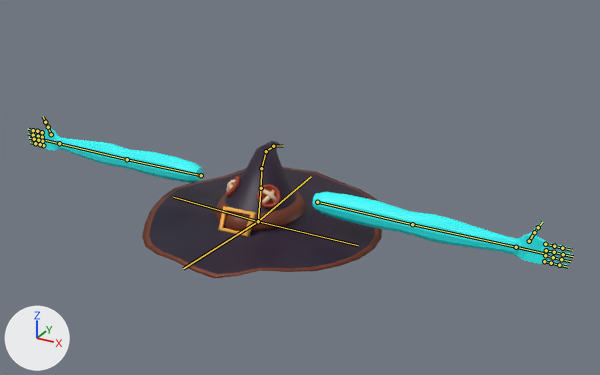
One commit to the Blender file Assets/Hatmantha.blend: the scene before it, then after it.
Both versions are drawn from a camera (50 mm lens) standing at (3.33, -5.32, 4.32) and looking at (0.32, 0.14, 1.59). The lights are fixed; the arrows at lower left show +X, +Y and +Z. The bones that bend it are drawn over the model as lines.

The first picture shows 'Hatmantha_Mesh'.
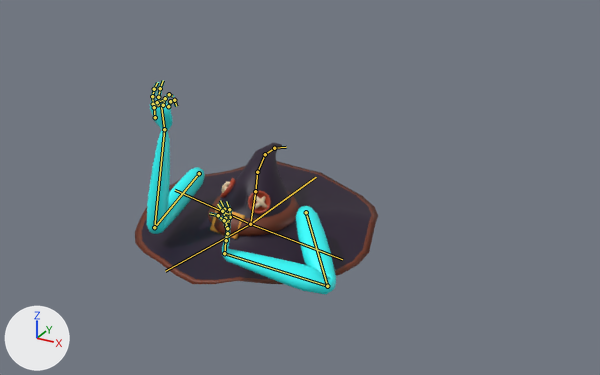
The newer file adds an action. The first version stands in its rest pose; the second is drawn at frame 0 of the action 'LiftWalk'.

The edits, one by one:
Bone 'Head' (bone_head) moves from (0.0, 0.0, 0.0) to (-0.07, -0.04, -0.01).
Bone 'Head' (bone_head) turns from (0, 0, 0) to (2, -5, -5) degrees about its own x, y and z.
Bone 'RHand' (bone_rhand) turns from (0, 0, 0) to (-49, 86, -29) degrees about its own x, y and z.
Bone 'RPointer1' (bone_rpointer1) turns from (0, 0, 0) to (8, 0, 0) degrees about its own x, y and z.
Bone 'RPointer2' (bone_rpointer2) turns from (0, 0, 0) to (28, 0, 0) degrees about its own x, y and z.
Bone 'RPointer3' (bone_rpointer3) turns from (0, 0, 0) to (28, 0, 0) degrees about its own x, y and z.
Bone 'RMiddle1' (bone_rmiddle1) turns from (0, 0, 0) to (17, 0, 0) degrees about its own x, y and z.
Bone 'RMiddle2' (bone_rmiddle2) turns from (0, 0, 0) to (17, 0, 0) degrees about its own x, y and z.
Bone 'RMiddle3' (bone_rmiddle3) turns from (0, 0, 0) to (17, 0, 0) degrees about its own x, y and z.
Bone 'RRing1' (bone_rring1) turns from (0, 0, 0) to (44, 0, 0) degrees about its own x, y and z.
Bone 'RRing2' (bone_rring2) turns from (0, 0, 0) to (44, 0, 0) degrees about its own x, y and z.
Bone 'RRing3' (bone_rring3) turns from (0, 0, 0) to (44, 0, 0) degrees about its own x, y and z.
Bone 'RPinky1' (bone_rpinky1) turns from (0, 0, 0) to (56, 0, 0) degrees about its own x, y and z.
Bone 'RPinky2' (bone_rpinky2) turns from (0, 0, 0) to (56, 0, 0) degrees about its own x, y and z.
Bone 'RPinky3' (bone_rpinky3) turns from (0, 0, 0) to (56, 0, 0) degrees about its own x, y and z.
Bone 'RThumb1' (bone_rthumb1) turns from (0, 0, 0) to (48, -24, 6) degrees about its own x, y and z.
Bone 'RThumb2' (bone_rthumb2) turns from (0, 0, 0) to (34, 0, 0) degrees about its own x, y and z.
Bone 'RThumb3' (bone_rthumb3) turns from (0, 0, 0) to (34, 0, 0) degrees about its own x, y and z.
Bone 'LHand' (bone_lhand) turns from (0, 0, 0) to (-32, 11, -84) degrees about its own x, y and z.
Bone 'LPointer1' (bone_lpointer1) turns from (0, 0, 0) to (0, 0, -11) degrees about its own x, y and z.
Bone 'LPointer2' (bone_lpointer2) turns from (0, 0, 0) to (0, 0, 18) degrees about its own x, y and z.
Bone 'LPointer3' (bone_lpointer3) turns from (0, 0, 0) to (0, 0, 18) degrees about its own x, y and z.
Bone 'LMiddle1' (bone_lmiddle1) turns from (0, 0, 0) to (0, 0, 10) degrees about its own x, y and z.
Bone 'LMiddle2' (bone_lmiddle2) turns from (0, 0, 0) to (0, 0, 10) degrees about its own x, y and z.
Bone 'LRing1' (bone_lring1) turns from (0, 0, 0) to (0, 0, 14) degrees about its own x, y and z.
Bone 'LRing2' (bone_lring2) turns from (0, 0, 0) to (0, 0, 14) degrees about its own x, y and z.
Bone 'LPinky1' (bone_lpinky1) turns from (0, 0, 0) to (0, 0, 27) degrees about its own x, y and z.
Bone 'LPinky2' (bone_lpinky2) turns from (0, 0, 0) to (0, 0, 27) degrees about its own x, y and z.
Bone 'LPinky3' (bone_lpinky3) turns from (0, 0, 0) to (0, 0, 27) degrees about its own x, y and z.
Bone 'LThumb1' (bone_lthumb1) turns from (0, 0, 0) to (-2, 9, -11) degrees about its own x, y and z.
Bone 'LThumb2' (bone_lthumb2) turns from (0, 0, 0) to (10, 0, -5) degrees about its own x, y and z.
Bone 'RHandIK' (bone_rhandik) moves from (0.0, 0.0, 0.0) to (-1.74, -0.63, 0.61).
Bone 'RElbow' (bone_relbow) moves from (0.0, 0.0, 0.0) to (-0.81, 0.58, 0.94).
Bone 'LHandIK' (bone_lhandik) moves from (0.0, 0.0, 0.0) to (1.87, 0.11, 0.9).
Bone 'LElbow' (bone_lelbow) moves from (0.0, 0.0, 0.0) to (-0.57, 0.11, 0.3).

What differs and where, as boxes [x1, y1, x2, y2] in the pictures (600 x 375 px):
'Hatmantha_Mesh', posed (55% narrower, 33% taller): before [28, 117, 573, 278]; after [135, 80, 378, 295]
bone 'Head', root to tip: before (258, 221) to (261, 188); after (250, 224) to (255, 191)
bone 'RHand', root to tip: before (59, 143) to (42, 139); after (164, 129) to (161, 104)
bone 'RPointer1', root to tip: before (42, 132) to (37, 131); after (153, 104) to (152, 96)
bone 'RPointer2', root to tip: before (37, 131) to (33, 130); after (152, 96) to (154, 89)
bone 'RPointer3', root to tip: before (33, 130) to (28, 129); after (154, 89) to (157, 82)
bone 'RMiddle1', root to tip: before (42, 137) to (38, 136); after (158, 104) to (158, 97)
bone 'RMiddle2', root to tip: before (38, 136) to (33, 135); after (158, 97) to (160, 88)
bone 'RMiddle3', root to tip: before (33, 135) to (28, 133); after (160, 88) to (163, 80)
bone 'RRing1', root to tip: before (42, 141) to (38, 140); after (163, 105) to (165, 98)
bone 'RRing2', root to tip: before (38, 140) to (34, 139); after (165, 98) to (169, 94)
bone 'RRing3', root to tip: before (34, 139) to (29, 138); after (169, 94) to (172, 96)
bone 'RPinky1', root to tip: before (43, 145) to (40, 144); after (168, 106) to (170, 101)
bone 'RPinky2', root to tip: before (40, 144) to (35, 143); after (170, 101) to (174, 100)
bone 'RPinky3', root to tip: before (35, 143) to (30, 142); after (174, 100) to (176, 106)
bone 'RThumb1', root to tip: before (51, 134) to (48, 127); after (155, 117) to (154, 107)
bone 'RThumb2', root to tip: before (48, 127) to (45, 122); after (154, 107) to (157, 102)
bone 'RThumb3', root to tip: before (45, 122) to (43, 116); after (157, 102) to (163, 100)
bone 'LHand', root to tip: before (516, 247) to (546, 254); after (224, 253) to (227, 224)
bone 'LPointer1', root to tip: before (545, 244) to (554, 246); after (227, 225) to (230, 217)
bone 'LPointer2', root to tip: before (554, 246) to (562, 248); after (230, 217) to (229, 209)
bone 'LPointer3', root to tip: before (562, 248) to (572, 250); after (229, 209) to (226, 201)
bone 'LMiddle1', root to tip: before (546, 250) to (554, 252); after (227, 225) to (226, 217)
bone 'LMiddle2', root to tip: before (554, 252) to (563, 254); after (226, 217) to (224, 209)
bone 'LRing1', root to tip: before (545, 255) to (553, 257); after (227, 225) to (225, 218)
bone 'LRing2', root to tip: before (553, 257) to (561, 259); after (225, 218) to (222, 211)
bone 'LPinky1', root to tip: before (544, 261) to (551, 263); after (226, 226) to (224, 220)
bone 'LPinky2', root to tip: before (551, 263) to (559, 265); after (224, 220) to (218, 215)
bone 'LPinky3', root to tip: before (559, 265) to (568, 267); after (218, 215) to (209, 213)
bone 'LThumb1', root to tip: before (529, 241) to (534, 232); after (226, 240) to (227, 233)
bone 'LThumb2', root to tip: before (534, 232) to (538, 227); after (227, 233) to (227, 228)
